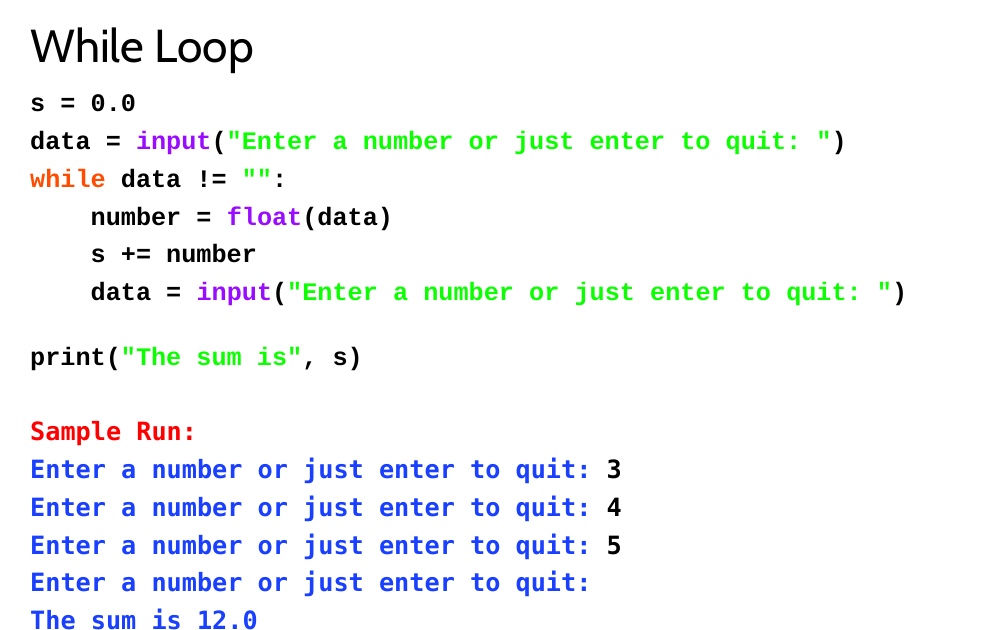
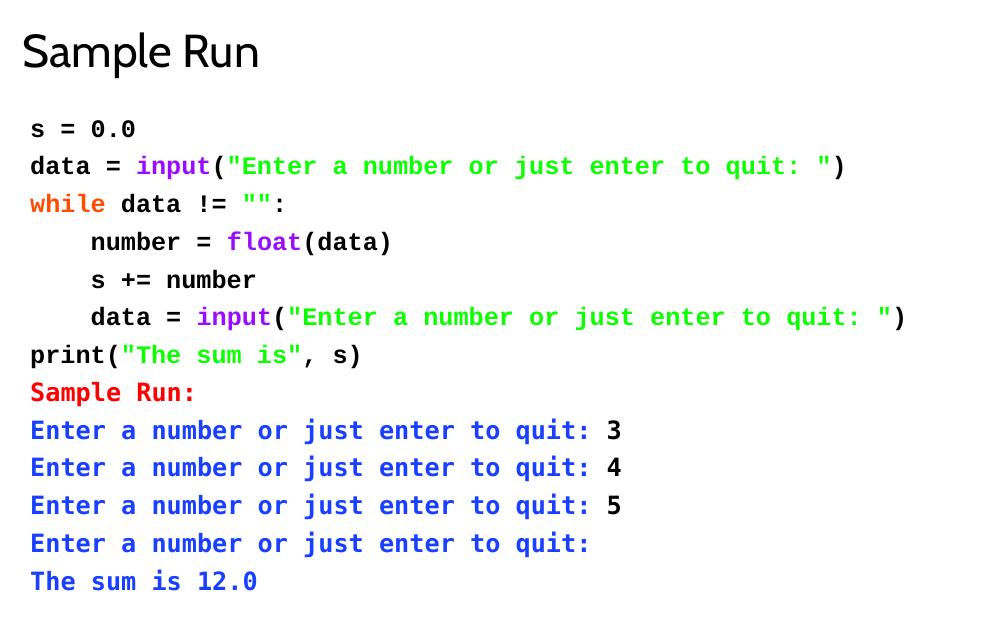
Before and after one commit to LongBaoNguyen/longbaonguyen.github.io, a slide deck: slide 7 of courses/apcsp/lect6.pptx. Drawn at 1008x630 pixels with LibreOffice and Linux fonts; fonts in the diff are those of the drawing. Boxes give left, top, right and bottom in pixels: in the first picture for what was removed or moved away, otherwise in the second. Text is boxed around its words. In the diff, an @@ line names an element or a change of style, - is before the commit and + after.

```diff
--- a/courses/apcsp/lect6.pptx
+++ b/courses/apcsp/lect6.pptx
@@ title at [23,32,260,78]: text changed @@
-While Loop
+Sample Run
@@ text "s = 0.0" rewrapped from [30,94,862,630] to [30,120,862,591] @@
```
Also in this commit, not shown: 6 other slides changed, 3 other files.
